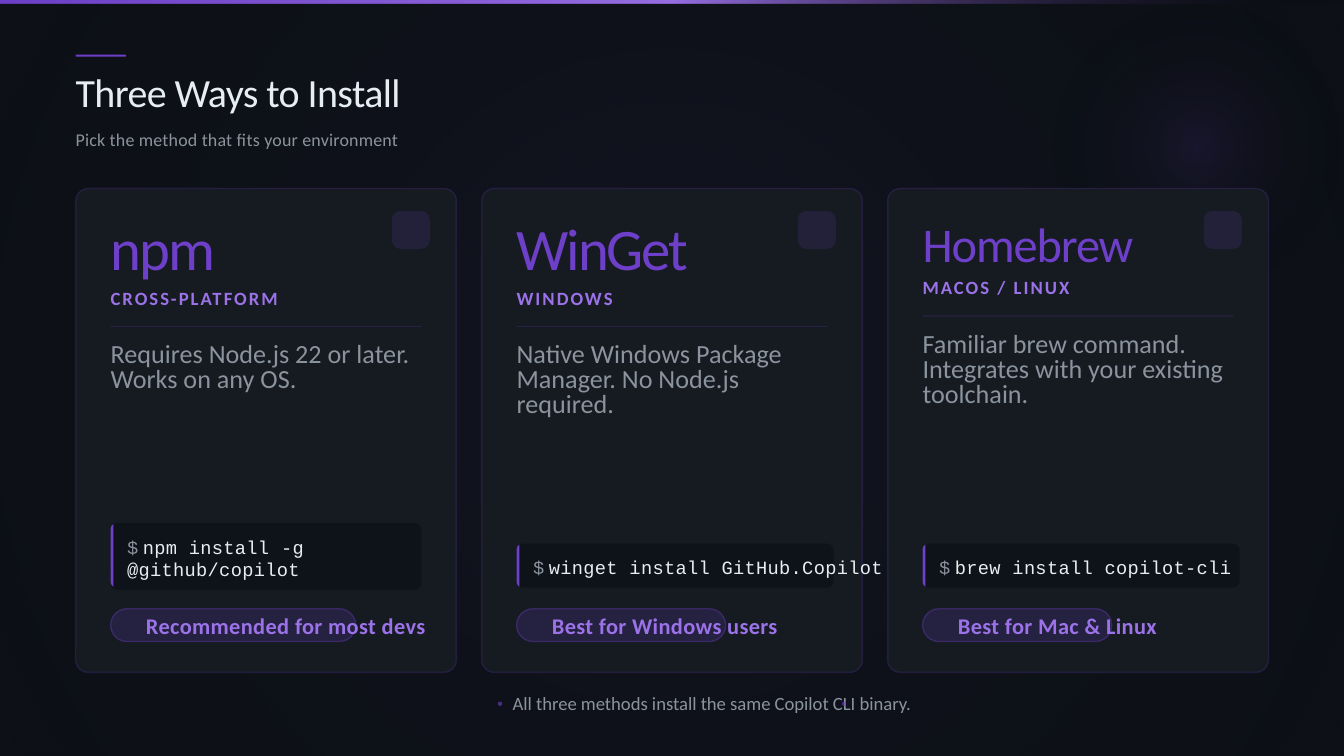
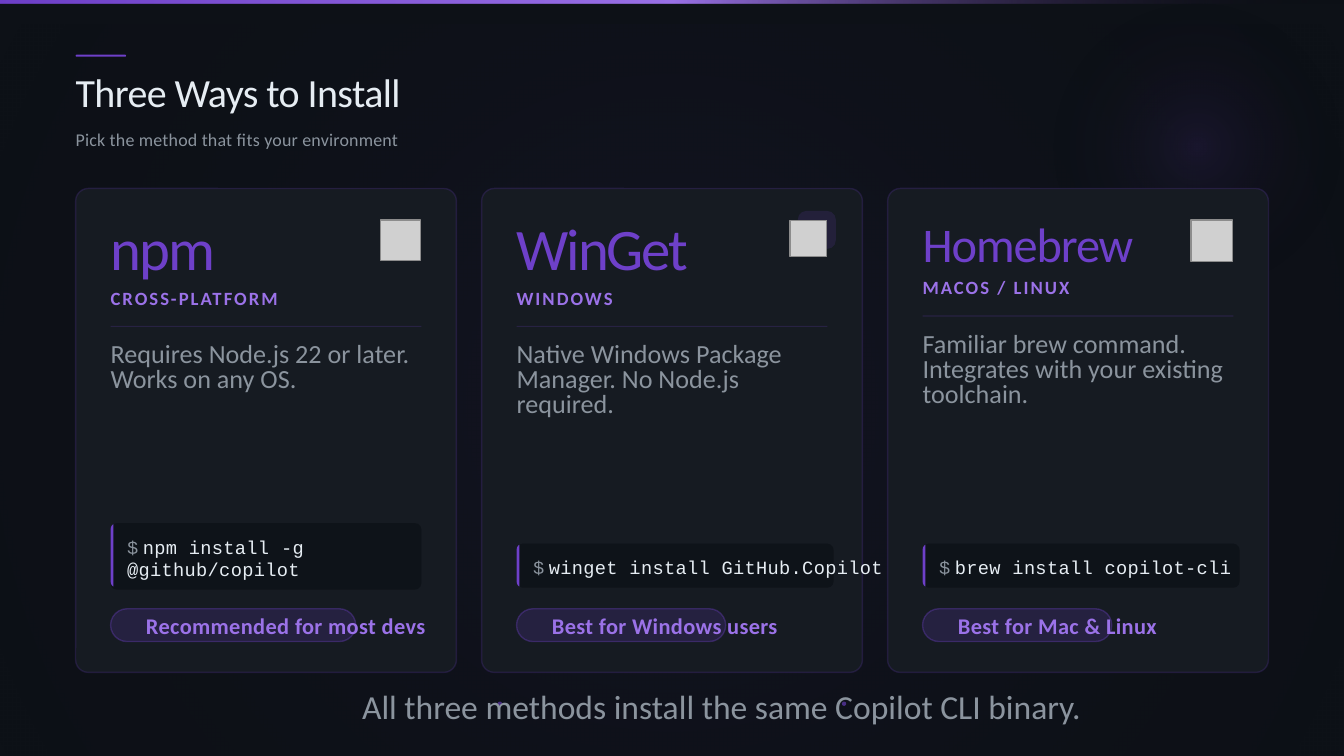
Before and after one commit to goldfish047/copilot_cli_workshop, a slide deck: slide 4 of docs/Getting Started with GitHub Copilot CLI.pptx. Drawn at 1344x756 pixels with LibreOffice and Linux fonts; fonts in the diff are those of the drawing; grey boxes stand for pictures; background and template pictures are left out. Boxes give left, top, right and bottom in pixels: in the first picture for what was removed or moved away, otherwise in the second. Text is boxed around its words. In the diff, an @@ line names an element or a change of style, - is before the commit and + after.

Commit message:
Update presentation file for GitHub Copilot CLI

```diff
--- a/docs/Getting Started with GitHub Copilot CLI.pptx
+++ b/docs/Getting Started with GitHub Copilot CLI.pptx
@@ rectangle: place and size @@
-rectangle at box(0, 0, 1344, 755)
+rectangle at box(0, 24, 1344, 756)
@@ picture added at box(380, 220, 421, 261) @@
@@ rounded rectangle removed at box(392, 211, 430, 249) @@
@@ picture added at box(790, 220, 827, 257) @@
@@ picture added at box(1191, 220, 1232, 262) @@
@@ rounded rectangle removed at box(1204, 211, 1242, 249) @@
@@ text "All three methods install the ...": place and size @@
-text "All three methods install the ..." at box(513, 697, 911, 713)
+text "All three methods install the ..." at box(362, 695, 1080, 725)
@@ text "All three methods install the ..." at box(362, 695, 1080, 725): size 10 to 18 pt @@
```
Also in this commit, not shown: 4 other slides changed.
